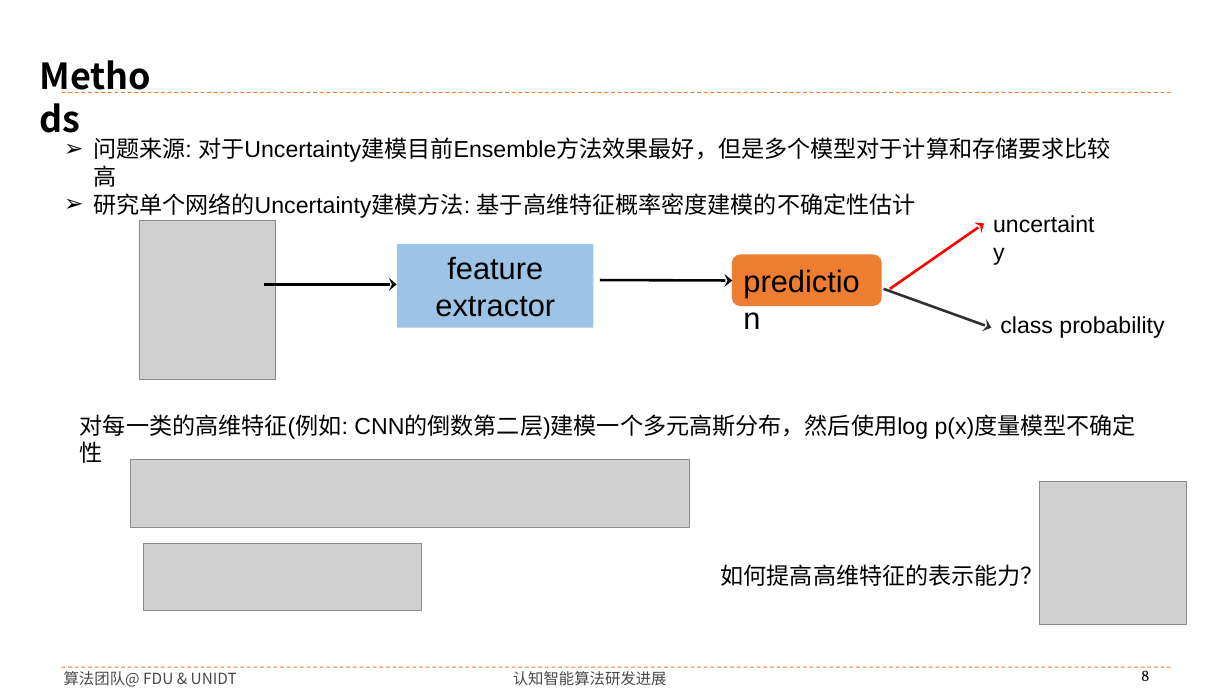
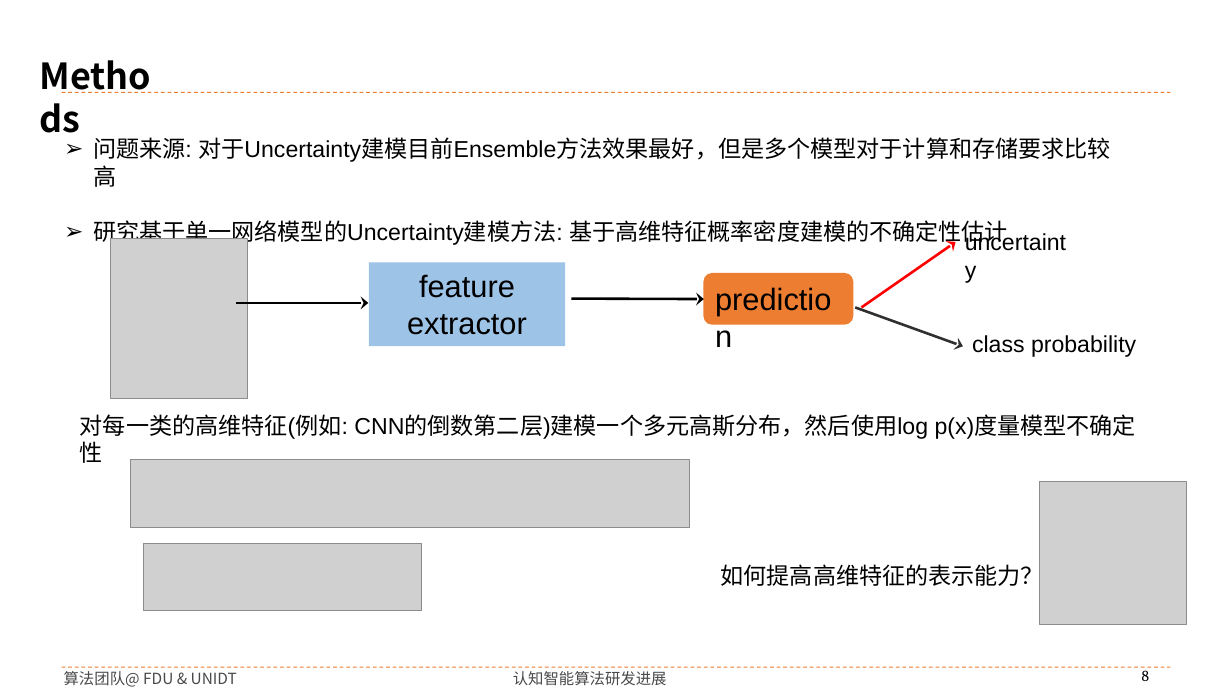
Before and after one commit to buyizhiyou/YYMUncertainty, a slide deck: slide 8 of pre/dum_pre.pptx. Drawn at 1232x693 pixels with LibreOffice and Linux fonts; fonts in the diff are those of the drawing; grey boxes stand for pictures; background and template pictures are left out. Boxes give left, top, right and bottom in pixels: in the first picture for what was removed or moved away, otherwise in the second. Text is boxed around its words. In the diff, an @@ line names an element or a change of style, - is before the commit and + after.

```diff
--- a/pre/dum_pre.pptx
+++ b/pre/dum_pre.pptx
@@ text at box(93, 220, 1008, 246): text changed @@
-➢ 研究单个网络的Uncertainty建模方法: 基于高维特征概率密度建模的不确定性估计
+➢ 研究基于单一网络模型的Uncertainty建模方法: 基于高维特征概率密度建模的不确定性估计
@@ 4 arrows, 2 texts, 1 picture, 1 rectangle, 1 rounded rectangle: place and size @@
-4 arrows, 2 texts, 1 picture, 1 rectangle, 1 rounded rectangle at box(139, 205, 1164, 380)
+4 arrows, 2 texts, 1 picture, 1 rectangle, 1 rounded rectangle at box(111, 224, 1136, 398)
```
Also in this commit, not shown: 13 other slides changed, 6 slides added, 1 slide removed, 13 other files.
